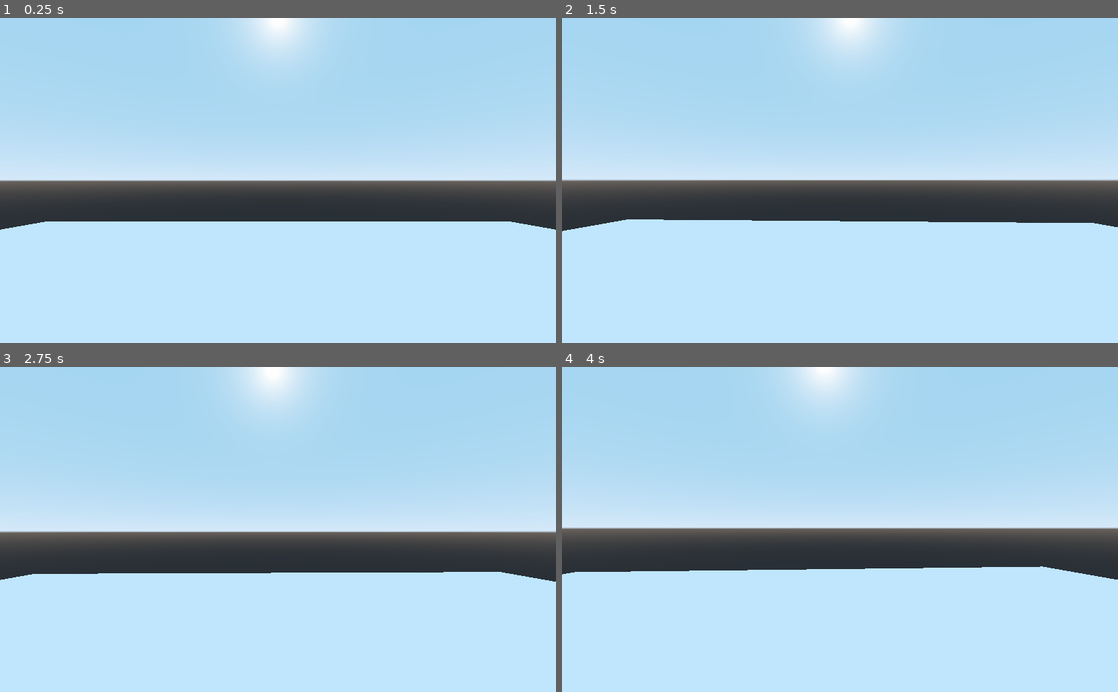
Above: before the commit, frames 1-4 (two rows, left to right).
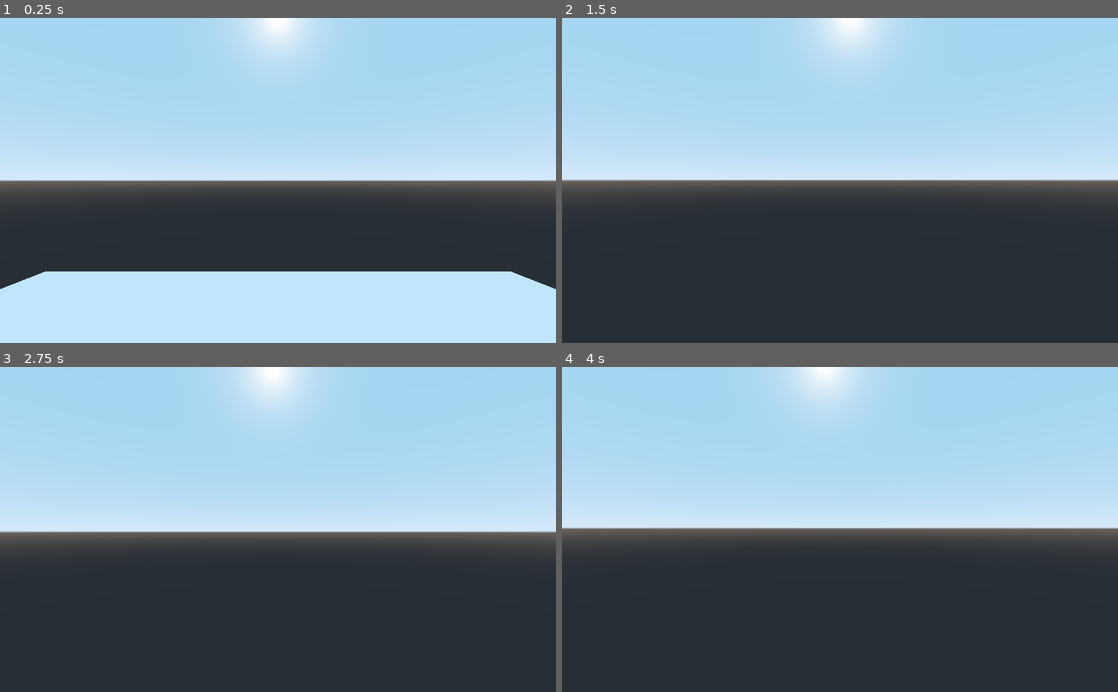
Above: after the commit, the same moments.

Repository: alizardguy/Godot-3D-test-game
Game: Godot game, scene res://Scenes/debugScene.tscn
The game is run twice, just before and just after one commit, with the same random seed, the same clock (stepped at 60 frames per second) and the same inputs.
Inputs (mouse positions are in pixels of both pictures, inside the frame that each line leads up to):
- Up to frame 1 (0.25 s): no input
- Up to frame 2 (1.5 s): move the mouse to (867, 180) at 0.52 s; hold W (move_forward) from 0.53 s (still down); tap Space (move_jump, bound only after the commit) at 0.6, 0.77, 1.07, 1.35 s; tap Enter at 1.25 s; move the mouse to (812, 180) at 1.27 s
- Up to frame 3 (2.75 s): keep holding W (move_forward); tap Space (move_jump, bound only after the commit) at 1.52, 1.82, 2, 2.1 s; move the mouse to (289, 523) at 2.02 s
- Up to frame 4 (4 s): keep holding W (move_forward); tap Enter at 2.75 s; move the mouse to (834, 536) at 2.77 s; tap Space (move_jump, bound only after the commit) at 2.85, 3.02, 3.32, 3.5, 3.6, 3.77 s; move the mouse to (878, 532) at 3.52 s

The runs differ from the first frame. In frame 1, 16% of the frame differs, in the area x 0-100%, y 62-84%; in frame 2, 37%; in frame 3, 36%; in frame 4, 38%, in the area x 0-100%, y 61-100%.

Commit message:
Funny gravity error

Diff:
--- a/src/Prefabs/Player/Avatar.gd
+++ b/src/Prefabs/Player/Avatar.gd
@@ -23,10 +23,38 @@
 	# link slots
 	head = $head
 	#hides the cursor
-	Input.set_mouse_mode(Input.MOUSE_MODE_CAPTURED)
+	Input.set_mouse_mode(Input.MOUSE_MODE_CAPTURED);
 
 func _input(event):
 	if event is InputEventMouseMotion:
-		rotate_y(deg2rad(-event.relative.x * mouse_sensitivity))
-		head.rotate_x(deg2rad(-event.relative.y * mouse_sensitivity))
-		head.rotation.x = clamp(head.rotation.x, deg2rad(-89), deg2rad(89))
+		rotate_y(deg2rad(-event.relative.x * mouse_sensitivity));
+		head.rotate_x(deg2rad(-event.relative.y * mouse_sensitivity));
+		head.rotation.x = clamp(head.rotation.x, deg2rad(-89), deg2rad(89));
+
+func _process(delta):
+	direction = Vector3();
+
+# gravity
+	if is_on_floor() or is_on_ceiling():
+		fall.y = gravity
+	else:
+		fall.y -= gravity * delta
+# tab out
+	if Input.is_action_pressed("ui_cancel"):
+		Input.set_mouse_mode(Input.MOUSE_MODE_VISIBLE);
+# movement
+	if Input.is_action_just_pressed("move_jump"):
+		fall.y = jump;
+	if Input.is_action_pressed("move_forward"):
+		direction -= transform.basis.z;
+	elif Input.is_action_pressed("move_backward"):
+		direction += transform.basis.z;
+	if Input.is_action_pressed("move_left"):
+		direction -= transform.basis.x;
+	elif Input.is_action_pressed("move_right"):
+		direction += transform.basis.x;
+# apply direction
+	direction = direction.normalized();
+	velocity = velocity.linear_interpolate(direction * speed, acceleration * delta);
+	velocity = move_and_slide(velocity, Vector3.UP);
+	move_and_slide(fall, Vector3.UP);
--- a/src/project.godot
+++ b/src/project.godot
@@ -26,7 +26,7 @@
 , Object(InputEventKey,"resource_local_to_scene":false,"resource_name":"","device":0,"alt":false,"shift":false,"control":false,"meta":false,"command":false,"pressed":false,"scancode":16777232,"physical_scancode":0,"unicode":0,"echo":false,"script":null)
  ]
 }
-move_downward={
+move_backward={
 "deadzone": 0.5,
 "events": [ Object(InputEventKey,"resource_local_to_scene":false,"resource_name":"","device":0,"alt":false,"shift":false,"control":false,"meta":false,"command":false,"pressed":false,"scancode":83,"physical_scancode":0,"unicode":0,"echo":false,"script":null)
 , Object(InputEventKey,"resource_local_to_scene":false,"resource_name":"","device":0,"alt":false,"shift":false,"control":false,"meta":false,"command":false,"pressed":false,"scancode":16777234,"physical_scancode":0,"unicode":0,"echo":false,"script":null)
@@ -44,6 +44,11 @@
 , Object(InputEventKey,"resource_local_to_scene":false,"resource_name":"","device":0,"alt":false,"shift":false,"control":false,"meta":false,"command":false,"pressed":false,"scancode":16777231,"physical_scancode":0,"unicode":0,"echo":false,"script":null)
  ]
 }
+move_jump={
+"deadzone": 0.5,
+"events": [ Object(InputEventKey,"resource_local_to_scene":false,"resource_name":"","device":0,"alt":false,"shift":false,"control":false,"meta":false,"command":false,"pressed":false,"scancode":32,"physical_scancode":0,"unicode":0,"echo":false,"script":null)
+ ]
+}
 
 [physics]
 
